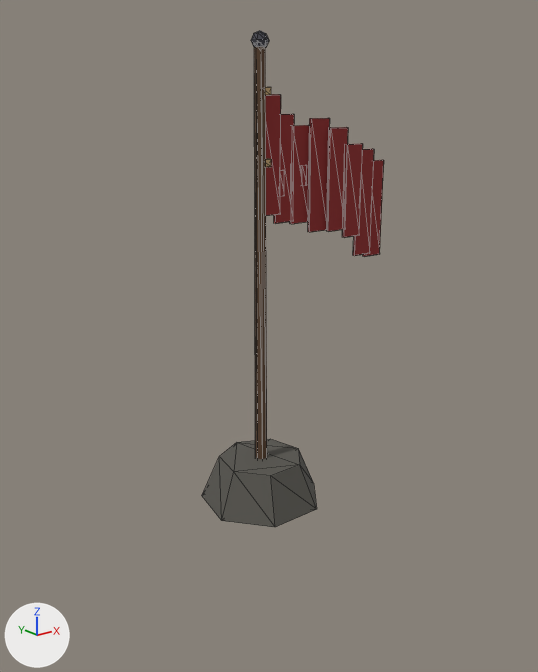
One commit to the glTF model assets3d/props/prop_trace_banner_up.glb: the scene before it, then after it.
The view is the same before and after, from a 50 mm lens placed at (-3.78, -4.84, 3.46), pointed at (-0.04, -0.16, 1.59). The axes (+X, +Y, +Z) are drawn at lower left. The lights are the same throughout. The first picture is the older version. Mesh edges are drawn as thin lines. Vertices at exactly the same position are counted once.

Names of what the first picture shows: 'prop_trace_banner_up'.
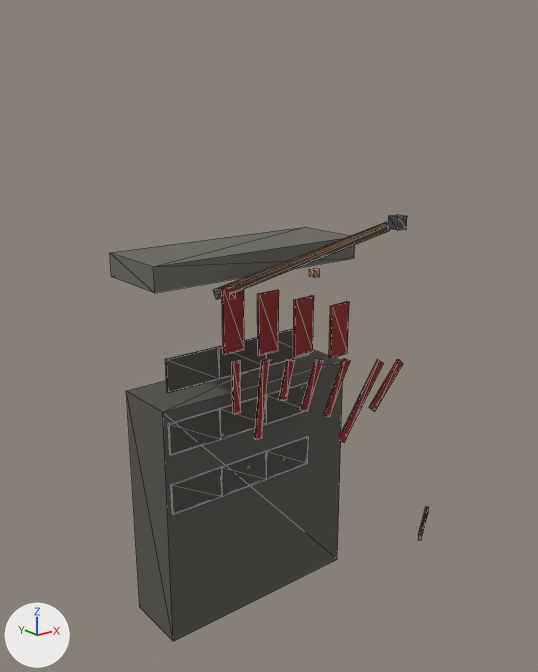
Edits to the bpy script that builds the scene:
```text
Change me_prop_trace_banner_up:
    remove me_prop_trace_banner_up.from_pydata(...)  # 168 vertices, 264 faces; spans x -0.54..1.46, y -0.5..0.55, z 0.0..3.99
    add me_prop_trace_banner_up.from_pydata(...)  # 208 vertices, 332 faces; spans x -1.05..1.05, y -1.48..0.65, z -1.1..2.63
    me_prop_trace_banner_up part 1: a new loose piece, a box spanning x -1.0..1.0, y 0.0..0.6, z -1.1..1.1, in mat_m__585650 (dark grey #57554f)
    me_prop_trace_banner_up part 2: a new loose piece, a box spanning x -1.05..1.05, y -0.05..0.65, z 2.1..2.3, in mat_m__6a6860 (dark grey #6a6860)
    me_prop_trace_banner_up part 3: a new loose piece, a box spanning x 0.05..0.55, y -0.015..0.005, z 0.16..0.44, in mat_m__4a4842 (dark grey #494640)
    me_prop_trace_banner_up part 4: a new loose piece, a box spanning x 0.05..0.55, y -0.015..0.005, z 0.71..0.99, in mat_m__4a4842 (dark grey #494640)
    me_prop_trace_banner_up part 5: a new loose piece, a box spanning x 0.05..0.55, y -0.015..0.005, z 1.26..1.54, in mat_m__4a4842 (dark grey #494640)
    me_prop_trace_banner_up part 6: a new loose piece, a box spanning x 0.55..0.65, y -1.0..-0.9, z 2.53..2.63, in mat_m__4a4a52 (dark grey #494951)
    me_prop_trace_banner_up part 7: a new loose piece, a box spanning x -0.5..-0.3, y -0.163..-0.138, z 1.525..2.075, in mat_m__8a2a2a (red #8b2525)
    me_prop_trace_banner_up part 8: the loose piece of 8 vertices spanning x -0.01..0.09, y -0.03..0.03, z 2.97..3.03 is scaled about its middle by (2, 0.5, 8.5), then moved by (-0.24, -0.35, -1.22), in mat_m__8a2a2a (red #8b2525)
    me_prop_trace_banner_up part 9: the loose piece of 8 vertices spanning x 0.22..0.28, y 0.03..0.05, z 2.72..2.93 is scaled about its middle by (3.99, 1.25, 2.21), then moved by (-0.25, -0.59, -1.06)
    me_prop_trace_banner_up part 10: the loose piece of 8 vertices spanning x 0.0..0.2, y -0.01..0.01, z 2.58..3.52 is scaled about its middle by (0.996, 0.996, 0.453), then moved by (0.1, -0.75, -1.31)
    me_prop_trace_banner_up part 11: a new loose piece, a box spanning x -0.435..-0.365, y -0.19..-0.17, z 0.992..1.45, in mat_m__8a2a2a (red #8b2525)
    me_prop_trace_banner_up part 12: the loose piece of 8 vertices spanning x 0.18..0.38, y 0.03..0.06, z 2.49..3.37 is multiplied about its middle by the matrix ((0.376, 0.033, 0.092), (-0.033, 0.388, -0.004), (-0.092, -0.004, 0.378)), then moved by (-0.34, -0.46, -1.66)
    me_prop_trace_banner_up part 13: the loose piece of 8 vertices spanning x 0.54..0.74, y -0.01..0.02, z 2.39..3.34 is multiplied about its middle by the matrix ((0.432, -0.009, 0.163), (0.011, 0.462, -0.003), (-0.163, 0.006, 0.432)), then moved by (-0.53, -0.55, -1.63)
    me_prop_trace_banner_up part 14: the loose piece of 8 vertices spanning x 0.73..0.77, y 0.03..0.05, z 2.7..2.92 is multiplied about its middle by the matrix ((0.42, -0.633, 1.08), (0.229, 1.158, 0.59), (-1.23, 0.0, 0.478)), then moved by (-0.15, -1.44, -2.66), in mat_m__6a2222 (dark red #6a1c1c)
    me_prop_trace_banner_up part 15: a new loose piece, a box spanning x 0.17..0.23, y -0.48..-0.42, z 2.12..2.18, in mat_m__c8a878 (brown #c9a979)
    me_prop_trace_banner_up part 16: 10 loose pieces with 92 vertices, spanning x -0.06..1.46, y -0.07..0.07, z 2.08..3.99, are deleted
    me_prop_trace_banner_up part 17: 28 vertices removed from x -0.54..0.54, y -0.5..0.55, z 0.0..3.9; 68 vertices added at x -0.95..0.8, y -0.92..0.0, z 0.16..1.54
    me_prop_trace_banner_up part 18: 12 vertices added at x -0.53..0.58, y -0.93..-0.02, z 1.96..2.59
    other edits to the shape of me_prop_trace_banner_up do not show in these pictures
    add me_prop_trace_banner_up.materials.append(mat_m__6a6860)  # dark grey #6a6860
    add me_prop_trace_banner_up.materials.append(mat_m__4a4842)  # dark grey #494640
    add me_prop_trace_banner_up.materials.append(mat_m__6a2222)  # dark red #6a1c1c
```

What differs and where, as boxes [x1, y1, x2, y2] in the pictures (538 x 672 px; the box of a moved part takes in the faces that stretch with it):
'prop_trace_banner_up', reshaped (74% wider, 14% shorter): before [202, 31, 384, 527]; after [110, 215, 428, 641]
part 1 of me_prop_trace_banner_up, added: after [126, 350, 343, 641]
part 2 of me_prop_trace_banner_up, added: after [110, 227, 355, 293]
part 3 of me_prop_trace_banner_up, added: after [267, 436, 308, 479]
part 4 of me_prop_trace_banner_up, added: after [266, 382, 308, 424]
part 5 of me_prop_trace_banner_up, added: after [267, 329, 309, 366]
part 6 of me_prop_trace_banner_up, added: after [388, 215, 407, 230]
part 7 of me_prop_trace_banner_up, added (red): after [222, 286, 244, 355]
part 8 of me_prop_trace_banner_up, moved or reshaped: before [266, 159, 271, 167]; after [257, 290, 279, 356]
part 9 of me_prop_trace_banner_up, moved or reshaped (not visible before): after [293, 295, 314, 357]
part 10 of me_prop_trace_banner_up, moved or reshaped: before [265, 94, 281, 216]; after [329, 301, 349, 358]
part 11 of me_prop_trace_banner_up, added (red): after [232, 360, 241, 415]
part 12 of me_prop_trace_banner_up, moved or reshaped: before [274, 114, 294, 224]; after [279, 360, 295, 400]
part 13 of me_prop_trace_banner_up, moved or reshaped: before [308, 118, 330, 232]; after [300, 359, 323, 411]
part 14 of me_prop_trace_banner_up, moved or reshaped (not visible before): after [418, 507, 428, 541]
part 15 of me_prop_trace_banner_up, added: after [309, 268, 320, 278]
part 16 of me_prop_trace_banner_up, deleted: before [251, 31, 384, 257]
part 17 of me_prop_trace_banner_up, reshaped: before [202, 46, 317, 527]; after [165, 337, 403, 515]
part 18 of me_prop_trace_banner_up, added: after [213, 222, 390, 299]
